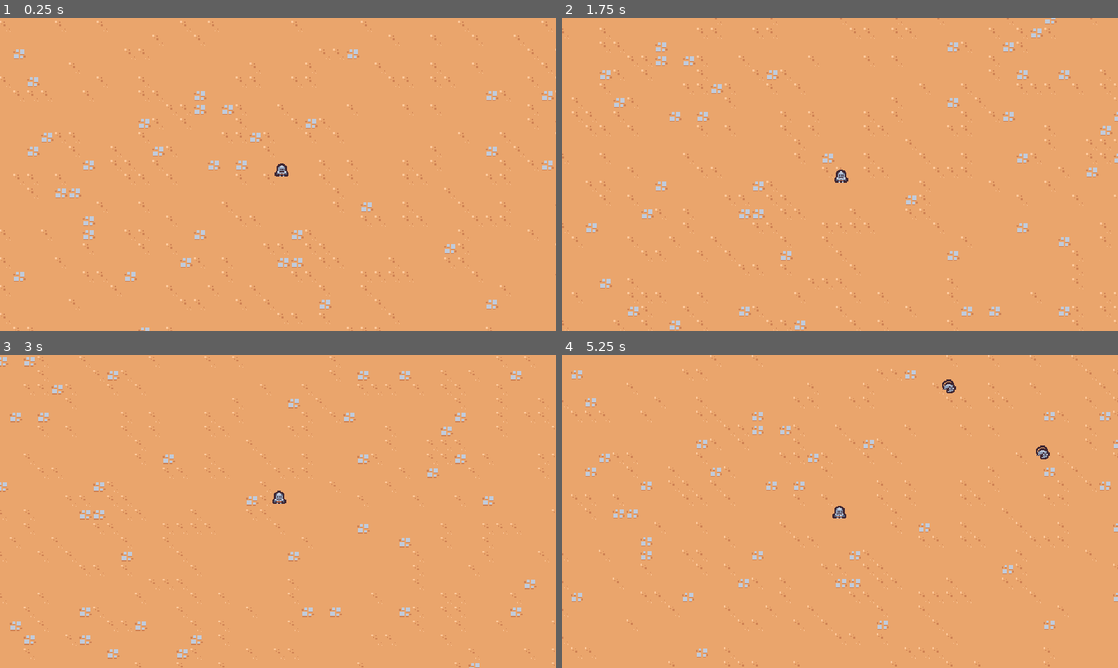
Above: before the commit, frames 1-4 (two rows, left to right).
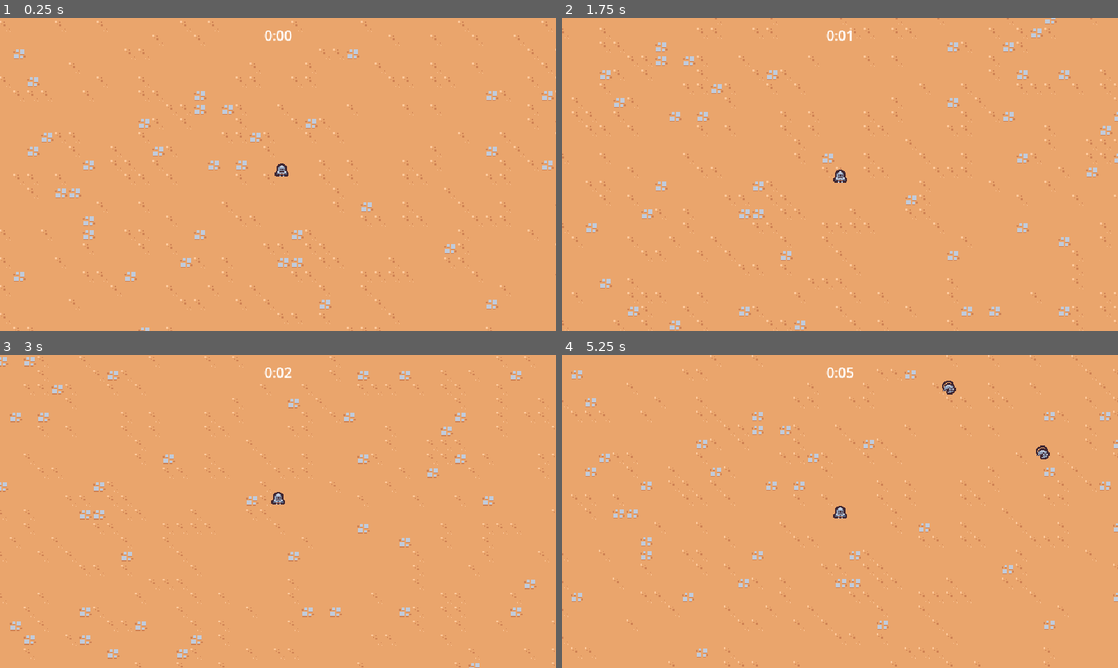
Above: after the commit, the same moments.

Repository: Yrainyw/2D-Survivors
Game: Godot game, scene res://Scenes/Main/Main.tscn
Two runs of this game, one before a commit and one after it. Both use one fixed random seed, a clock stepped at 60 frames per second and the inputs below.
Inputs:
- Up to frame 1 (0.25 s): no input
- Up to frame 2 (1.75 s): hold D (move_right) 0.53-1.28 s; hold S (move_down) from 1.28 s (still down)
- Up to frame 3 (3 s): release S (move_down) at 2.03 s; hold D (move_right) 2.03-2.78 s; hold W (move_up) from 2.78 s (still down)
- Up to frame 4 (5.25 s): release W (move_up) at 3.53 s; hold A (move_left) 3.53-5.03 s; hold S (move_down) from 5.03 s (still down)

The runs differ from the first frame. In frame 1, less than 0.1% of the frame differs, in the area x 47-53%, y 4-8%; in frame 2, 0.1%; in frame 3, 0.1%; in frame 4, 0.2%, in the area x 47-71%, y 4-53%.

Commit message:
Creating the Game Loop Foundation

Diff:
--- a/Scenes/Enemy/basic_enemy.tscn
+++ b/Scenes/Enemy/basic_enemy.tscn
@@ -20,7 +20,8 @@
 collision_mask = 4
 
 [node name="CollisionShape2D" type="CollisionShape2D" parent="Area2D"]
-position = Vector2(0, -5)
+visible = false
+position = Vector2(0, -4)
 shape = SubResource("CircleShape2D_747od")
 
 [node name="Sprite2D" type="Sprite2D" parent="."]
--- a/Scenes/Main/Main.tscn
+++ b/Scenes/Main/Main.tscn
@@ -1,11 +1,18 @@
-[gd_scene load_steps=5 format=3 uid="uid://c5hhb7imq0sm1"]
+[gd_scene load_steps=7 format=3 uid="uid://c5hhb7imq0sm1"]
 
 [ext_resource type="PackedScene" uid="uid://hcfusksc34fp" path="res://Scenes/GameCamera/game_camera.tscn" id="1_6eiq3"]
 [ext_resource type="PackedScene" uid="uid://bo1vhskiccjol" path="res://Scenes/Player/Player.tscn" id="1_idy8o"]
+[ext_resource type="PackedScene" uid="uid://bv2o2l7c6l7fj" path="res://Scenes/UI/arena_time_ui.tscn" id="1_k7imk"]
 [ext_resource type="TileSet" uid="uid://dgnlw4oxwgme1" path="res://Scenes/Resources/Tile_set.tres" id="1_rxuy1"]
+[ext_resource type="PackedScene" uid="uid://bro4104jjdpuy" path="res://Scenes/Manager/arena_time_manager.tscn" id="2_evqh8"]
 [ext_resource type="PackedScene" uid="uid://b56yewiuv6joh" path="res://Scenes/Manager/enemy_manager.tscn" id="4_vmmma"]
 
 [node name="Main" type="Node"]
+
+[node name="ArenaTimeUI" parent="." node_paths=PackedStringArray("arena_timer_manager") instance=ExtResource("1_k7imk")]
+arena_timer_manager = NodePath("../ArenaTimeManager")
+
+[node name="ArenaTimeManager" parent="." instance=ExtResource("2_evqh8")]
 
 [node name="GameCamera" parent="." instance=ExtResource("1_6eiq3")]
 
--- /dev/null
+++ b/Scenes/Manager/arena_time_manager.gd
@@ -0,0 +1,7 @@
+extends Node
+
+@onready var timer = $Timer
+
+
+func get_time_elapsed():
+	return timer.wait_time - timer.time_left
--- /dev/null
+++ b/Scenes/Manager/arena_time_manager.tscn
@@ -0,0 +1,11 @@
+[gd_scene load_steps=2 format=3 uid="uid://bro4104jjdpuy"]
+
+[ext_resource type="Script" path="res://Scenes/Manager/arena_time_manager.gd" id="1_2wuy5"]
+
+[node name="ArenaTimeManager" type="Node"]
+script = ExtResource("1_2wuy5")
+
+[node name="Timer" type="Timer" parent="."]
+wait_time = 60.0
+one_shot = true
+autostart = true
--- /dev/null
+++ b/Scenes/UI/arena_time_ui.gd
@@ -0,0 +1,18 @@
+extends CanvasLayer
+
+@export var arena_timer_manager: Node
+@onready var label = %Label
+
+
+func _process(delta):
+	if arena_timer_manager == null:
+		return
+
+	var time_elasped = arena_timer_manager.get_time_elapsed()
+	label.text = format_seconds_to_string(time_elasped)
+
+
+func format_seconds_to_string(seconds : float):
+	var minutes = floor(seconds / 60)
+	var remaining_seconds = seconds - (minutes * 60)
+	return str(minutes) + ":" + ("%02d" % floor(remaining_seconds))
--- /dev/null
+++ b/Scenes/UI/arena_time_ui.tscn
@@ -0,0 +1,22 @@
+[gd_scene load_steps=2 format=3 uid="uid://bv2o2l7c6l7fj"]
+
+[ext_resource type="Script" path="res://Scenes/UI/arena_time_ui.gd" id="1_t2vkq"]
+
+[node name="ArenaTimeUI" type="CanvasLayer"]
+script = ExtResource("1_t2vkq")
+
+[node name="MarginContainer" type="MarginContainer" parent="."]
+anchors_preset = 15
+anchor_right = 1.0
+anchor_bottom = 1.0
+grow_horizontal = 2
+grow_vertical = 2
+mouse_filter = 2
+theme_override_constants/margin_top = 8
+
+[node name="Label" type="Label" parent="MarginContainer"]
+unique_name_in_owner = true
+layout_mode = 2
+size_flags_horizontal = 4
+size_flags_vertical = 0
+text = "TEST"
--- a/project.godot
+++ b/project.godot
@@ -60,4 +60,3 @@
 [rendering]
 
 textures/canvas_textures/default_texture_filter=0
-2d/snap/snap_2d_transforms_to_pixel=true
